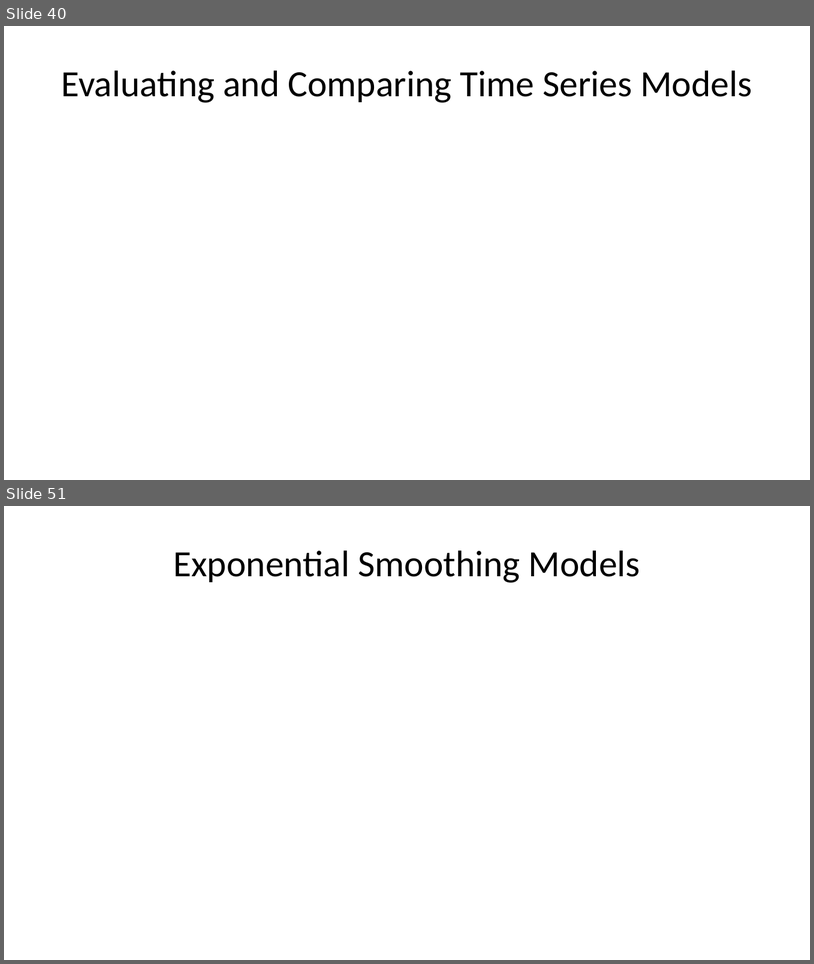
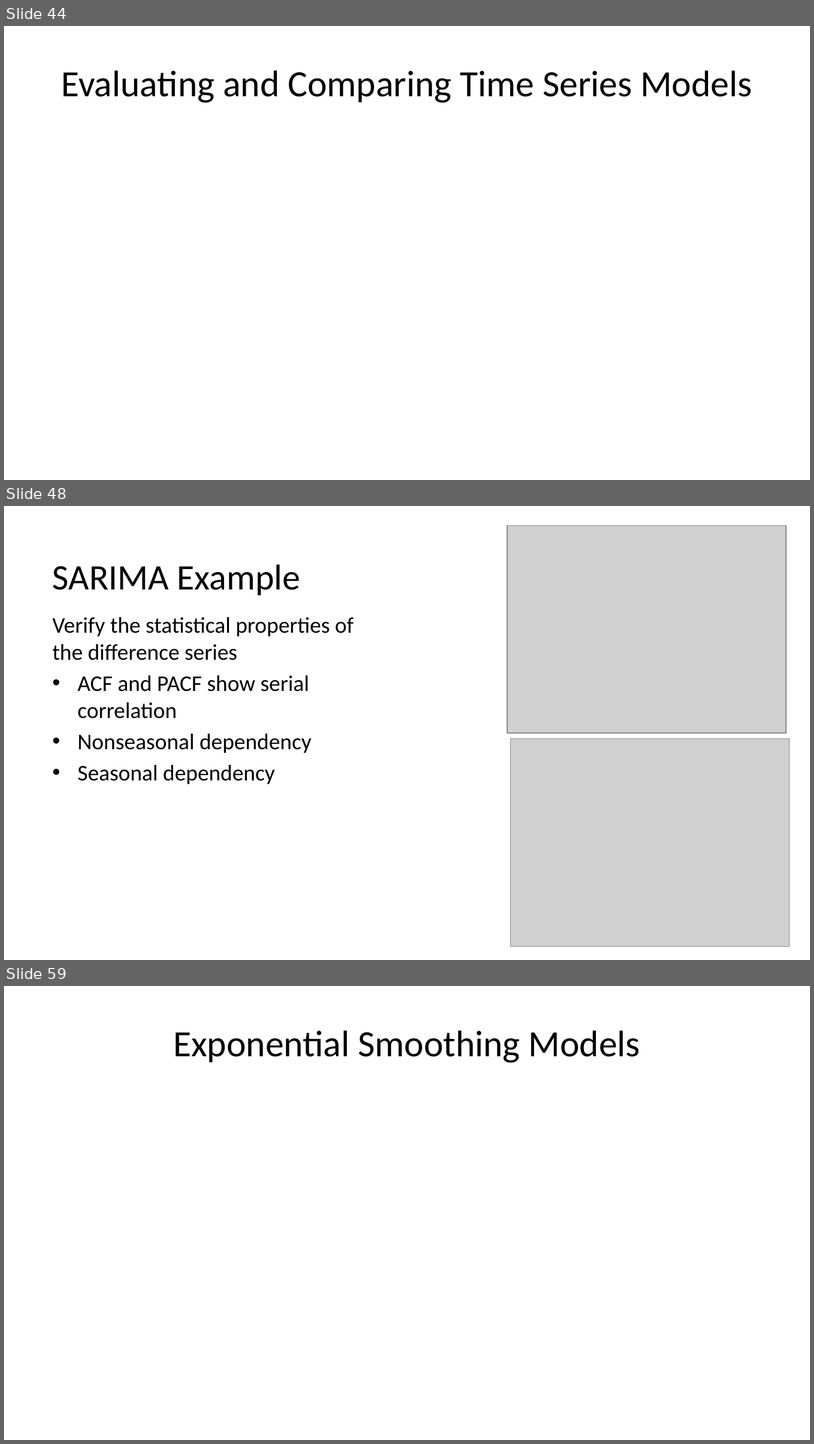
Before and after one commit to StephenElston/CSCI-E-83, a slide deck: LectureSlides/12_IntroductionToTimeSeriesForecasting.pptx. Shown one above the other, each under a label of ours: slides 40 and 51 before the commit, slides 44, 48 and 59 after it; the slides between them are not shown. The pictures are 814x964 and 814x1444 pixels, drawn with LibreOffice and Linux fonts; fonts in the diff are those of the drawing; grey boxes stand for pictures. Boxes give left, top, right and bottom in pixels: in the first picture for what was removed or moved away, otherwise in the second. Text is boxed around its words. In the diff, an @@ line names an element or a change of style, - is before the commit and + after.

```diff
--- a/LectureSlides/12_IntroductionToTimeSeriesForecasting.pptx
+++ b/LectureSlides/12_IntroductionToTimeSeriesForecasting.pptx
@@ slide 48 added at bbox=[4, 506, 810, 960], background #FFFFFF @@
@@ picture added at bbox=[507, 525, 786, 733] @@
@@ title added at bbox=[53, 564, 300, 595], 32 pt, text #000000 @@
+SARIMA Example
@@ text added at bbox=[53, 617, 354, 784], 20 pt, text #000000 @@
+Verify the statistical properties of the difference series
+• ACF and PACF show serial correlation
+• Nonseasonal dependency
+• Seasonal dependency
@@ picture added at bbox=[510, 738, 789, 945] @@
@@ what was slide 40 is now slide 44 @@
@@ what was slide 51 is now slide 59 @@
```
Also in this commit, not shown: 7 slides changed, 12 other slides added, 5 slides removed.
